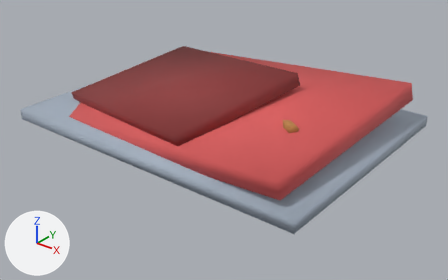
One commit to the glTF model Assets/models/district-barn-wreck.glb: the scene before it, then after it.
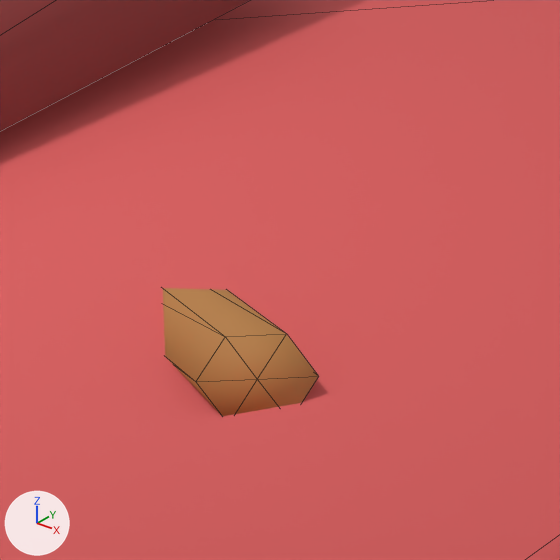
Each version is shown whole from a 50 mm camera at (13.12, -16.25, 9.77) aimed at (0.45, -0.41, -0.04), then close up on the part from 59% to 72% of the width and 32% to 53% of the height. The lights are fixed; the arrows at lower left show +X, +Y and +Z. The first two pictures are the older version. The close-ups show mesh edges as thin lines. Where no turn or scale is listed for an object, it has been applied to the vertices.

In view in the first close-up: 'geometry_0'.
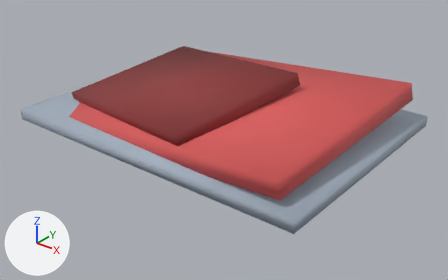
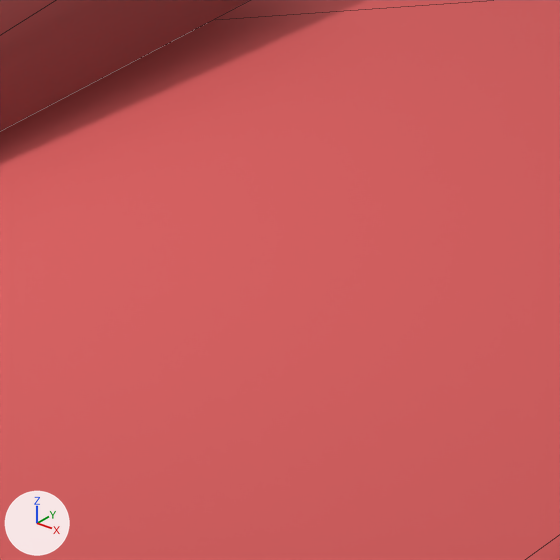
Edits to the bpy script that builds the scene:
```text
Change me_geometry_0:
    used by ob_geometry_0; location = (0.0, 0.0, 0.0)
    remove me_geometry_0.from_pydata(...)  # 38 vertices, 60 faces; spans x -6.0..6.0, y -4.4..4.4, z 0.0..2.4
    add me_geometry_0.from_pydata(...)  # 24 vertices, 36 faces; spans x -6.0..6.0, y -4.4..4.4, z 0.0..2.4
    me_geometry_0 part 1: the loose piece of 14 vertices spanning x 1.36..4.14, y -1.64..1.14, z 0.73..1.93 is deleted
```

Pixel boxes (x1, y1, x2, y2) of what changed, in the close-ups (560 x 560 px):
part 1 of me_geometry_0, deleted (brown)
    before: (163, 288, 319, 417)
